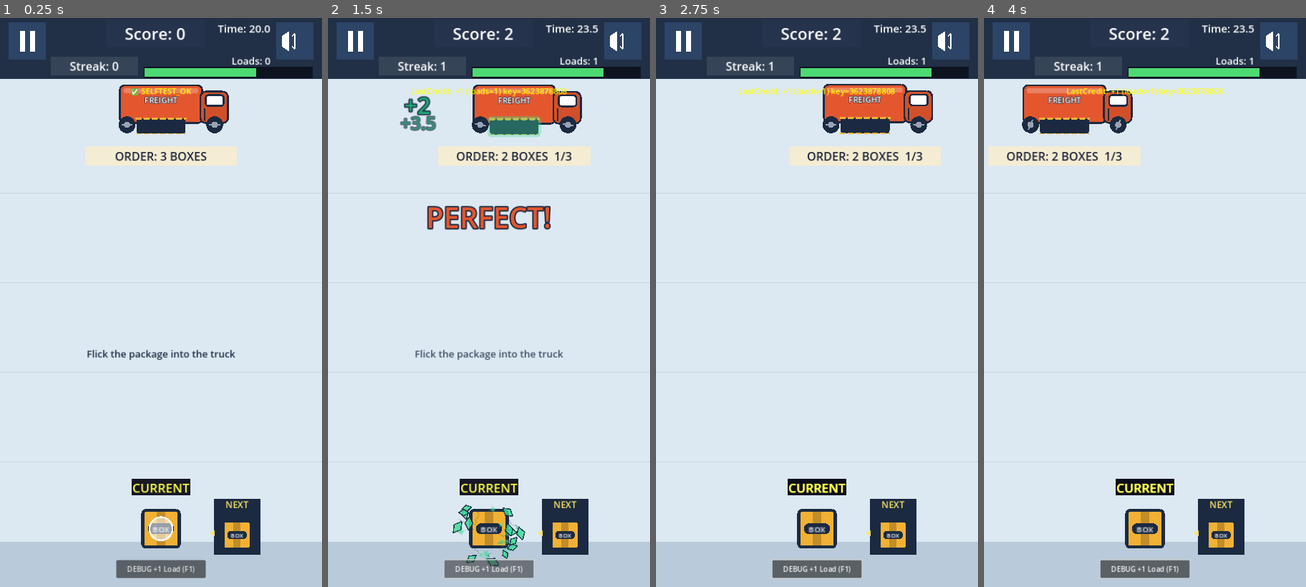
Above: before the commit, frames 1-4 (left to right).
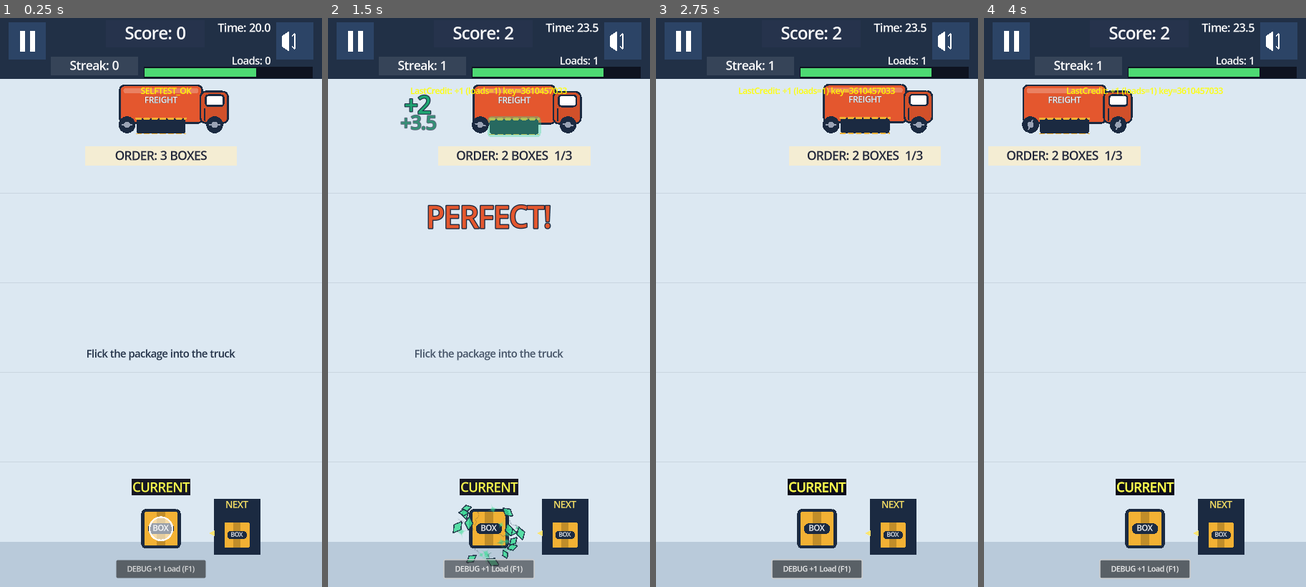
Above: after the commit, the same moments.

Repository: shaharFranses/flick-freight
Game: Godot game, scene res://scenes/main.tscn
Same seed, same stepped clock (60 frames per second), same inputs: the game is played once before the commit and once after it.
Inputs (mouse positions are in pixels of both pictures, inside the frame that each line leads up to):
- Up to frame 1 (0.25 s): no input
- Up to frame 2 (1.5 s): move the mouse to (559, 274) at 0.52 s; click (559, 274) at 0.67 s; tap Space (ui_select) at 0.77 s; click "DEBUG +1 Load (F1)" at 1.25 s
- Up to frame 3 (2.75 s): drag from (752, 330) to (891, 131) at 2.02 s
- Up to frame 4 (4 s): move the mouse to (1177, 171) at 2.77 s; click (1177, 171) at 2.92 s; drag from (1128, 416) to (1048, 217) at 3.52 s

The runs differ from the first frame. In frame 1, 1.8% of the frame differs, in the area x 21-84%, y 0-98%; in frame 2, 3.1%; in frame 3, 1.7%; in frame 4, 1.8%.

Commit message:
r4o lows: +6px pop margin beside the truck; FF hit log on every resolve; MSDF default font + whole-pixel cargo labels (crisp BOX/BARREL/NEXT when scaled)

Diff:
--- a/project.godot
+++ b/project.godot
@@ -35,3 +35,7 @@
 renderer/rendering_method="gl_compatibility"
 renderer/rendering_method.mobile="gl_compatibility"
 environment/defaults/default_clear_color=Color(0.105882, 0.164706, 0.254902, 1)
+
+[gui]
+
+theme/default_font_multichannel_signed_distance_field=true
--- a/scripts/art.gd
+++ b/scripts/art.gd
@@ -169,7 +169,7 @@
 	l.horizontal_alignment = HORIZONTAL_ALIGNMENT_CENTER
 	l.vertical_alignment = VERTICAL_ALIGNMENT_CENTER
 	l.size = Vector2(ceil(ts.x) + 2, ceil(h))
-	l.position = center - l.size / 2.0
+	l.position = (center - l.size / 2.0).round()  # whole pixels
 	parent.add_child(l)
 
 static func _label(parent: Node, t: String, size: int, pos: Vector2, sz: Vector2):
--- a/scripts/truck_bay.gd
+++ b/scripts/truck_bay.gd
@@ -193,6 +193,7 @@
 	var ctype = gm_ref._type_of(package_root) if gm_ref and gm_ref.has_method("_type_of") else "box"
 	var verdict = classify(abs(package_center.x - bay_global_x), ctype, forgiveness_override)
 	var x_in_range = verdict == "hit"
+	print("FF hit: tx=%.1f bay=%.1f dx=%.1f window=%.1f verdict=%s" % [package_center.x, bay_global_x, abs(package_center.x - bay_global_x), OPENING_WIDTH / 2.0 + forgiveness_px(ctype, forgiveness_override), verdict])
 	print("  r4 forgiveness: type=%s dx=%.1f window=+-%.1f verdict=%s" % [ctype, abs(package_center.x - bay_global_x), effective_width / 2 + forgiveness_px(ctype, forgiveness_override), verdict])
 
 	# Check velocity (moving with reasonable speed, not drifting)
--- a/scripts/ui_manager.gd
+++ b/scripts/ui_manager.gd
@@ -797,8 +797,8 @@
 			any = true
 	if !any or !u.intersects(rr.grow_individual(0, 30, 0, 0)):
 		return
-	var left_x = u.position.x - sz.x - 6.0
-	var right_x = u.end.x + 6.0
+	var left_x = u.position.x - sz.x - 12.0  # r4o: a few px more air beside the truck
+	var right_x = u.end.x + 12.0
 	var left_ok = left_x >= 4.0
 	var right_ok = right_x + sz.x <= 716.0
 	var prefer_left = rr.get_center().x < u.get_center().x
